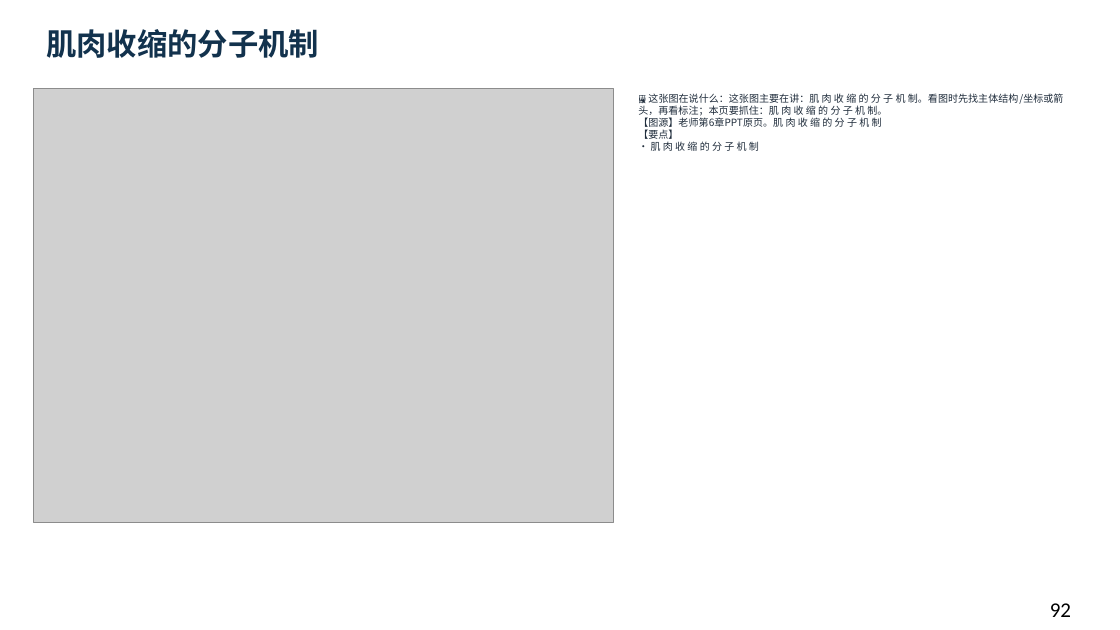
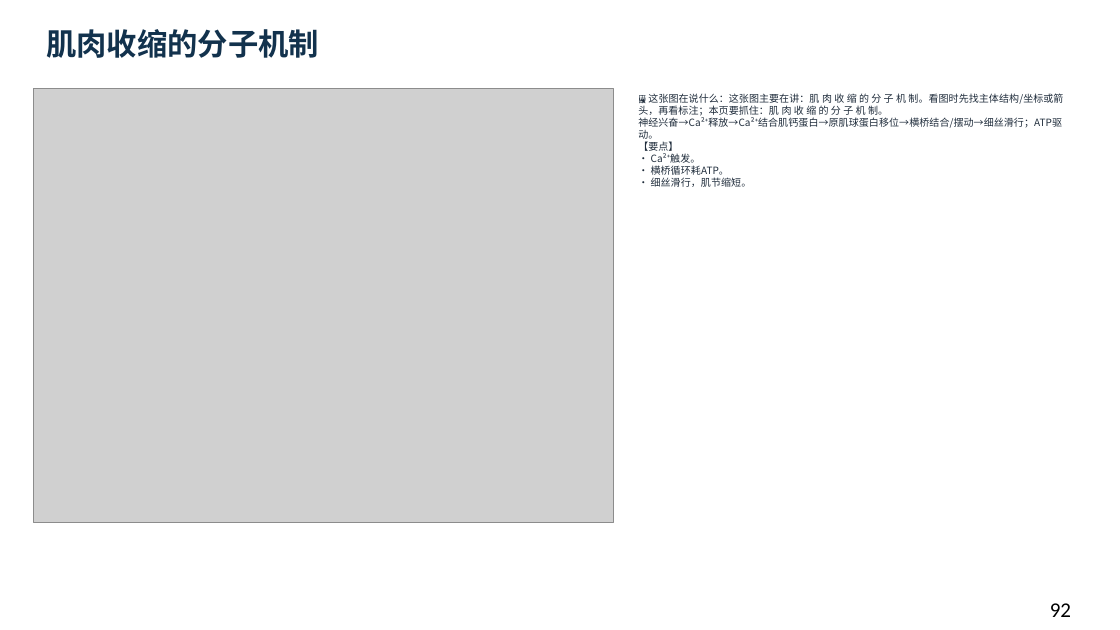
Before and after one commit to newkan-li/Biochemistry, a slide deck: slide 92 of downloads/bc04-ai-style.pptx. Drawn at 1120x630 pixels with LibreOffice and Linux fonts; fonts in the diff are those of the drawing; grey boxes stand for pictures. Boxes give left, top, right and bottom in pixels: in the first picture for what was removed or moved away, otherwise in the second. Text is boxed around its words. In the diff, an @@ line names an element or a change of style, - is before the commit and + after.

```diff
--- a/downloads/bc04-ai-style.pptx
+++ b/downloads/bc04-ai-style.pptx
@@ text at (638,93,1063,187): text changed @@
-🖼 这张图在说什么：这张图主要在讲：肌 肉 收 缩 的 分 子 机 制。看图时先找主体结构/坐标或箭头，再看标注；本页要抓住：肌 肉 收 缩 的 分 子 机 制。
-【图源】老师第6章PPT原页。肌 肉 收 缩 的 分 子 机 制
-【要点】
-• 肌 肉 收 缩 的 分 子 机 制
+🖼 这张图在说什么：这张图主要在讲：肌 肉 收 缩 的 分 子 机 制。看图时先找主体结构/坐标或箭头，再看标注；本页要抓住：肌 肉 收 缩 的 分 子 机 制。
+神经兴奋→Ca²⁺释放→Ca²⁺结合肌钙蛋白→原肌球蛋白移位→横桥结合/摆动→细丝滑行；ATP驱动。
+【要点】
+• Ca²⁺触发。
+• 横桥循环耗ATP。
+• 细丝滑行，肌节缩短。
```
Also in this commit, not shown: 16 other slides changed, 6 slides added, 6 other files.
